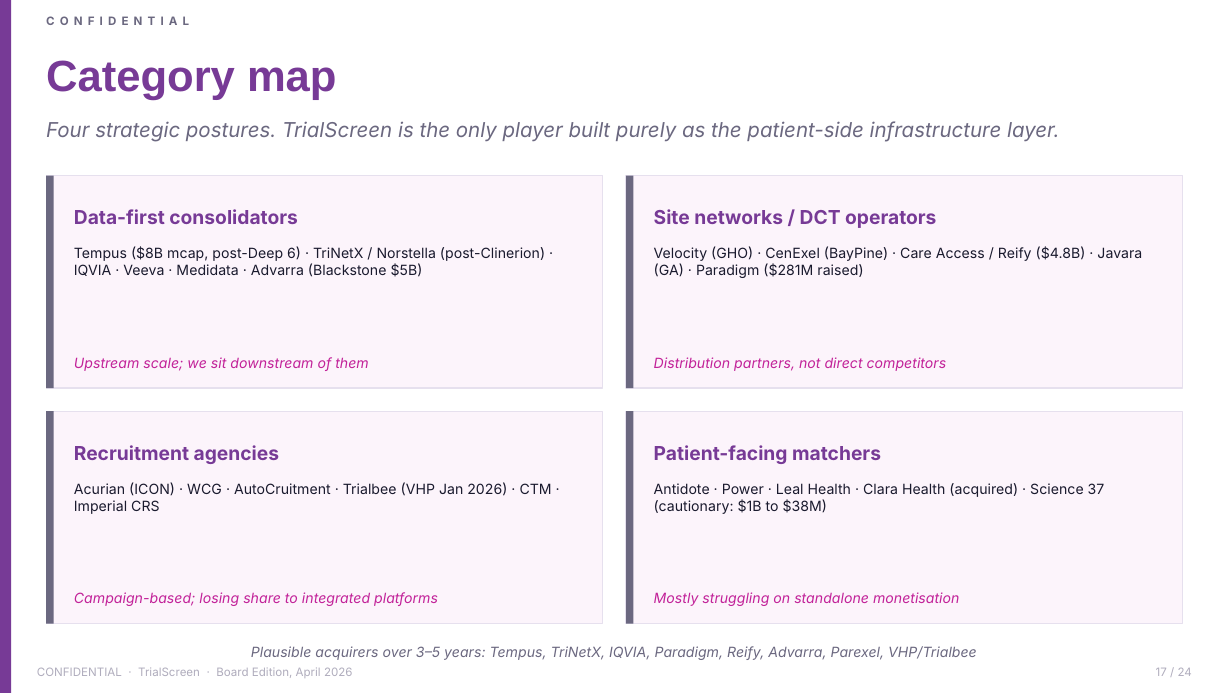
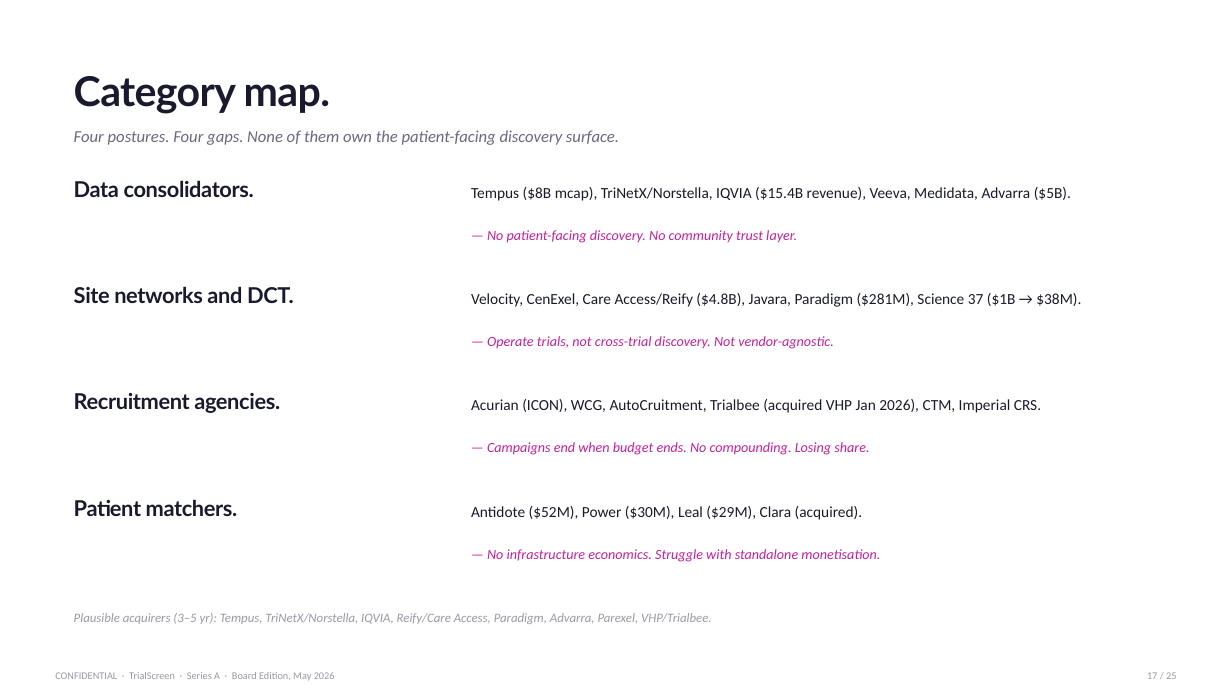
Before and after one commit to akamu47/trialscreen-board-pack, a slide deck: slide 17 of documents/TrialScreen_SeriesA_Deck.pptx (slide 18 before the commit). Drawn at 1232x693 pixels with LibreOffice and Linux fonts; fonts in the diff are those of the drawing. Boxes give left, top, right and bottom in pixels: in the first picture for what was removed or moved away, otherwise in the second. Text is boxed around its words. In the diff, an @@ line names an element or a change of style, - is before the commit and + after.

Commit message:
Series A deck v2 \u2014 editorial rebuild
Responding to Hugo's feedback that the v1 deck felt too grid-like, blocky,
and AI-generated. Content unchanged; layout fully reworked.

What changed:
- Every slide now has a distinct shape \u2014 no repeating 2x2 grids, no repeated magenta-stripe lilac cards, no numbered chevron strips, no bottom punchline bar.
- Typographic scale expanded (32pt prose titles to 72pt hero numbers) so titles vary with content weight, not template.
- Ten asymmetric layout shapes (A-J) distributed so no two consecutive slides share one.
- 5 rest-beat slides with \u226420 words of body. 3 slides are pure type on white.
- Tables stripped to thin neutral rules; no heavy purple header fills, no lilac alt rows.
- Cover and close remain dark; rest of the deck is white with disciplined purple + a single magenta inline emphasis per ~3 slides.
- CONFIDENTIAL kicker removed from content slides; kept only in the footer strip.

Previous v1 archived to documents/_archive/TrialScreen_SeriesA_Deck_v1.pptx.

```diff
--- a/documents/TrialScreen_SeriesA_Deck.pptx
+++ b/documents/TrialScreen_SeriesA_Deck.pptx
@@ rectangle removed at box(0, 0, 11, 693) @@
@@ text at box(74, 76, 330, 114): text changed; size 34 to 32 pt; font Arial to Lato; text colour #773A96 to #1A1A2E @@
-Category map
+Category map.
@@ text at box(74, 130, 619, 145): text changed; size 16 to 13 pt; font Inter to Calibri @@
-Four strategic postures. TrialScreen is the only player built purely as the patient-side infrastructure layer.
+Four postures. Four gaps. None of them own the patient-facing discovery surface.
@@ rectangle removed at box(46, 176, 604, 388) @@
@@ rectangle removed at box(46, 176, 54, 388) @@
@@ rectangle removed at box(627, 176, 1184, 388) @@
@@ rectangle removed at box(627, 176, 634, 388) @@
@@ text at box(74, 180, 254, 197): text changed; size 15 to 17 pt; font Inter to Lato; text colour #773A96 to #1A1A2E @@
-Data-first consolidators
+Data consolidators.
@@ text at box(471, 187, 1071, 201): text changed; size 11 to 12 pt; font Inter to Calibri @@
-Tempus ($8B mcap, post-Deep 6) · TriNetX / Norstella (post-Clinerion) · IQVIA · Veeva · Medidata · Advarra (Blackstone $5B)
+Tempus ($8B mcap), TriNetX/Norstella, IQVIA ($15.4B revenue), Veeva, Medidata, Advarra ($5B).
@@ text added at box(487, 230, 797, 243), 11 pt, text #C22299, italic @@
+— No patient-facing discovery. No community trust layer.
@@ vertical alignment middle to top in 5 elements at box(74, 393, 280, 413), box(74, 613, 712, 624), box(74, 180, 254, 197), box(74, 499, 238, 516), box(74, 286, 294, 303) @@
@@ text at box(74, 286, 294, 303): text changed; size 15 to 17 pt; font Inter to Lato; text colour #773A96 to #1A1A2E @@
-Site networks / DCT operators
+Site networks and DCT.
@@ text at box(471, 293, 1081, 307): text changed; size 11 to 12 pt; font Inter to Calibri @@
-Velocity (GHO) · CenExel (BayPine) · Care Access / Reify ($4.8B) · Javara (GA) · Paradigm ($281M raised)
+Velocity, CenExel, Care Access/Reify ($4.8B), Javara, Paradigm ($281M), Science 37 ($1B → $38M).
@@ text removed at box(74, 357, 368, 371) @@
-Upstream scale; we sit downstream of them
@@ text added at box(487, 336, 833, 349), 11 pt, text #C22299, italic @@
+— Operate trials, not cross-trial discovery. Not vendor-agnostic.
@@ text removed at box(654, 357, 947, 371) @@
-Distribution partners, not direct competitors
@@ rectangle removed at box(46, 411, 604, 624) @@
@@ rectangle removed at box(46, 411, 54, 624) @@
@@ text at box(74, 393, 280, 413): text changed; size 15 to 17 pt; font Inter to Lato; text colour #773A96 to #1A1A2E @@
-Recruitment agencies
+Recruitment agencies.
@@ text at box(471, 399, 1041, 413): text changed; size 11 to 12 pt; font Inter to Calibri @@
-Acurian (ICON) · WCG · AutoCruitment · Trialbee (VHP Jan 2026) · CTM · Imperial CRS
+Acurian (ICON), WCG, AutoCruitment, Trialbee (acquired VHP Jan 2026), CTM, Imperial CRS.
@@ rectangle removed at box(627, 411, 1184, 624) @@
@@ rectangle removed at box(627, 411, 634, 624) @@
@@ text added at box(487, 442, 869, 455), 11 pt, text #C22299, italic @@
+— Campaigns end when budget ends. No compounding. Losing share.
@@ text at box(74, 499, 238, 516): text changed; size 15 to 17 pt; font Inter to Lato; text colour #773A96 to #1A1A2E @@
-Patient-facing matchers
+Patient matchers.
@@ text at box(471, 506, 863, 520): text changed; size 11 to 12 pt; font Inter to Calibri @@
-Antidote · Power · Leal Health · Clara Health (acquired) · Science 37 (cautionary: $1B to $38M)
+Antidote ($52M), Power ($30M), Leal ($29M), Clara (acquired).
@@ text added at box(487, 549, 880, 562), 11 pt, text #C22299, italic @@
+— No infrastructure economics. Struggle with standalone monetisation.
@@ text removed at box(74, 592, 438, 606) @@
-Campaign-based; losing share to integrated platforms
@@ text removed at box(654, 592, 959, 606) @@
-Mostly struggling on standalone monetisation
@@ text at box(74, 613, 712, 624): text changed; size 11 to 10 pt; font Inter to Calibri; text colour #6B6880 to #9A98A8 @@
-Plausible acquirers over 3–5 years: Tempus, TriNetX, IQVIA, Paradigm, Reify, Advarra, Parexel, VHP/Trialbee
+Plausible acquirers (3–5 yr): Tempus, TriNetX/Norstella, IQVIA, Reify/Care Access, Paradigm, Advarra, Parexel, VHP/Trialbee.
@@ text removed at box(37, 668, 122, 676) @@
-CONFIDENTIAL
@@ text at box(55, 672, 335, 681): text changed; size 9 to 8 pt; font Inter to Calibri; text colour #B0ADBD to #9A98A8 @@
-CONFIDENTIAL · TrialScreen · Board Edition, April 2026
+CONFIDENTIAL · TrialScreen · Series A · Board Edition, May 2026
@@ text at box(1147, 672, 1176, 679): text changed; size 9 to 8 pt; font Inter to Calibri; text colour #B0ADBD to #9A98A8 @@
-17 / 24
+17 / 25
```
Also in this commit, not shown: 13 other slides changed, 11 slides added, 11 slides removed, 2 other files.
